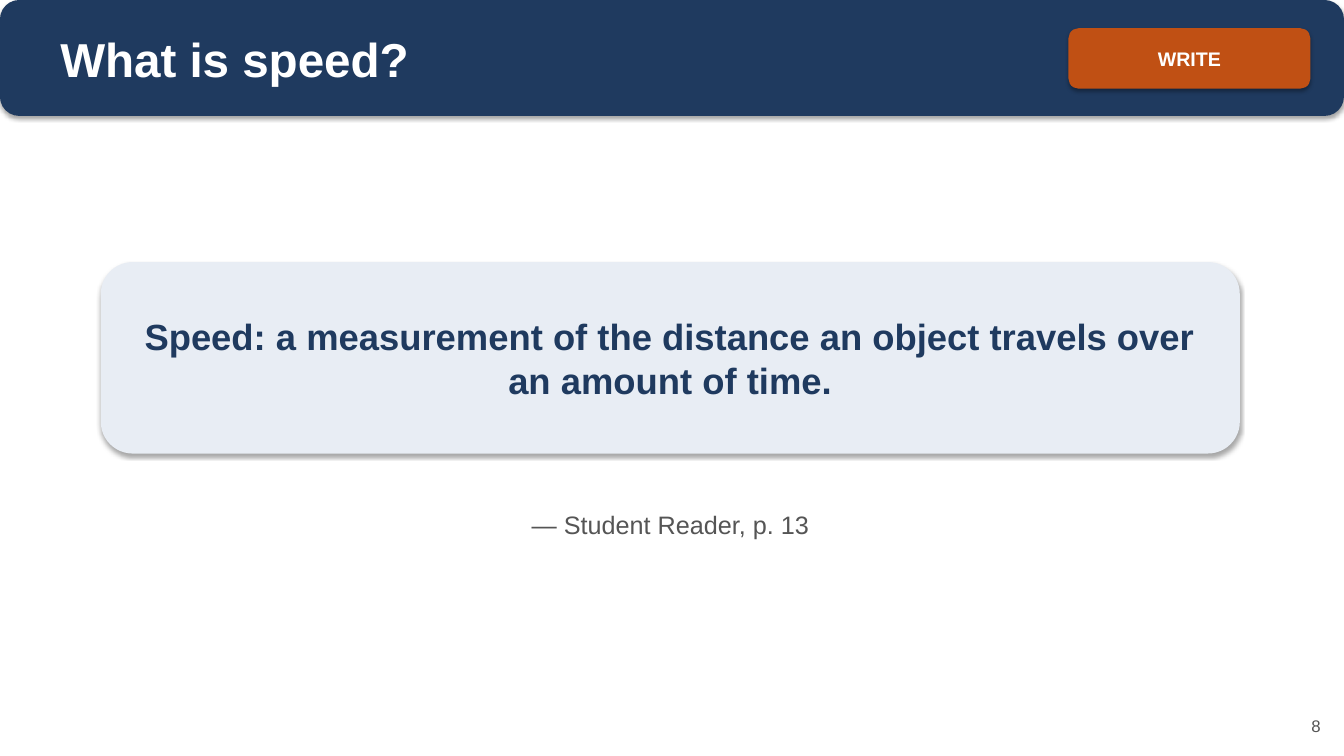
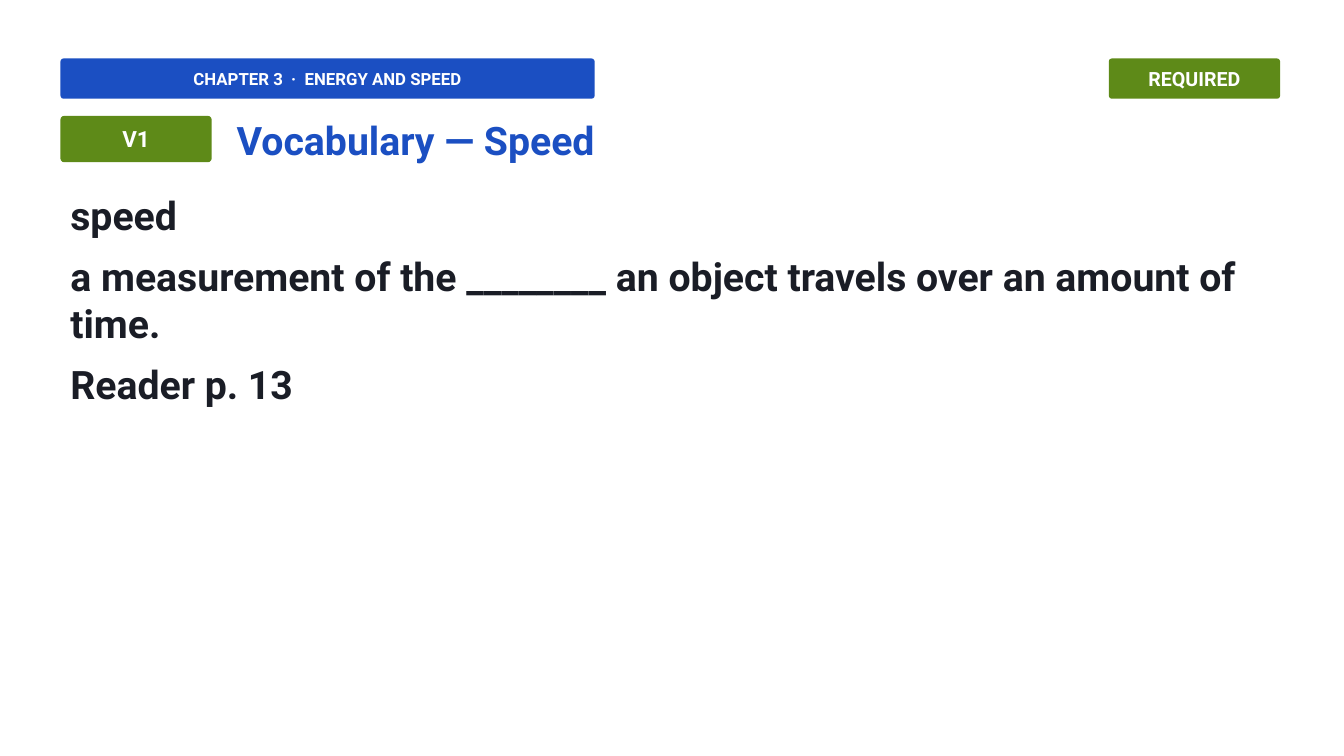
Before and after one commit to owenreagan-cyber/grade-4-energy-transfer-transformation, a slide deck: slide 5 of production/releases/chapter-03/03-ch3-energy-speed-slides.pptx (slide 8 before the commit). Drawn at 1344x756 pixels with LibreOffice and Linux fonts; fonts in the diff are those of the drawing. Boxes give left, top, right and bottom in pixels: in the first picture for what was removed or moved away, otherwise in the second. Text is boxed around its words. In the diff, an @@ line names an element or a change of style, - is before the commit and + after.

```diff
--- a/production/releases/chapter-03/03-ch3-energy-speed-slides.pptx
+++ b/production/releases/chapter-03/03-ch3-energy-speed-slides.pptx
@@ rounded rectangle removed at (x1=0, y1=0, x2=1344, y2=116) @@
@@ rounded rectangle removed at (x1=1069, y1=28, x2=1311, y2=89) @@
-WRITE
@@ text removed at (x1=60, y1=42, x2=408, y2=87) @@
-What is speed?
@@ rounded rectangle added at (x1=60, y1=58, x2=595, y2=99), fill #1B4FC2, 12 pt, text #FFFFFF, bold @@
+CHAPTER 3 · ENERGY AND SPEED
@@ rounded rectangle added at (x1=1109, y1=58, x2=1280, y2=99), fill #5E8A18, 14 pt, text #FFFFFF, bold @@
+REQUIRED
@@ rounded rectangle added at (x1=60, y1=116, x2=212, y2=162), fill #5E8A18, 16 pt, text #FFFFFF, bold @@
+V1
@@ text added at (x1=237, y1=125, x2=595, y2=164), 28 pt, text #1B4FC2, bold @@
+Vocabulary — Speed
@@ text "speed" moved from (x1=101, y1=262, x2=1240, y2=454) to (x1=70, y1=200, x2=1235, y2=407) @@
@@ text "speed" at (x1=70, y1=200, x2=1235, y2=407): vertical alignment middle to top; fill #E8EDF4 to none; shadow off @@
@@ text at (x1=70, y1=200, x2=1235, y2=407): text changed; size 26 to 28 pt; font Arial to Roboto; text colour #1F3A5F to #1A1D26 @@
-Speed: a measurement of the distance an object travels over an amount of time.
+speed
+a measurement of the ________ an object travels over an amount of time.
+Reader p. 13
@@ text removed at (x1=564, y1=515, x2=809, y2=539) @@
-— Student Reader, p. 13
@@ text removed at (x1=1311, y1=720, x2=1320, y2=732) @@
-8
```
Also in this commit, not shown: 1 other slide changed, 39 slides added, 26 slides removed, 6 other files.
